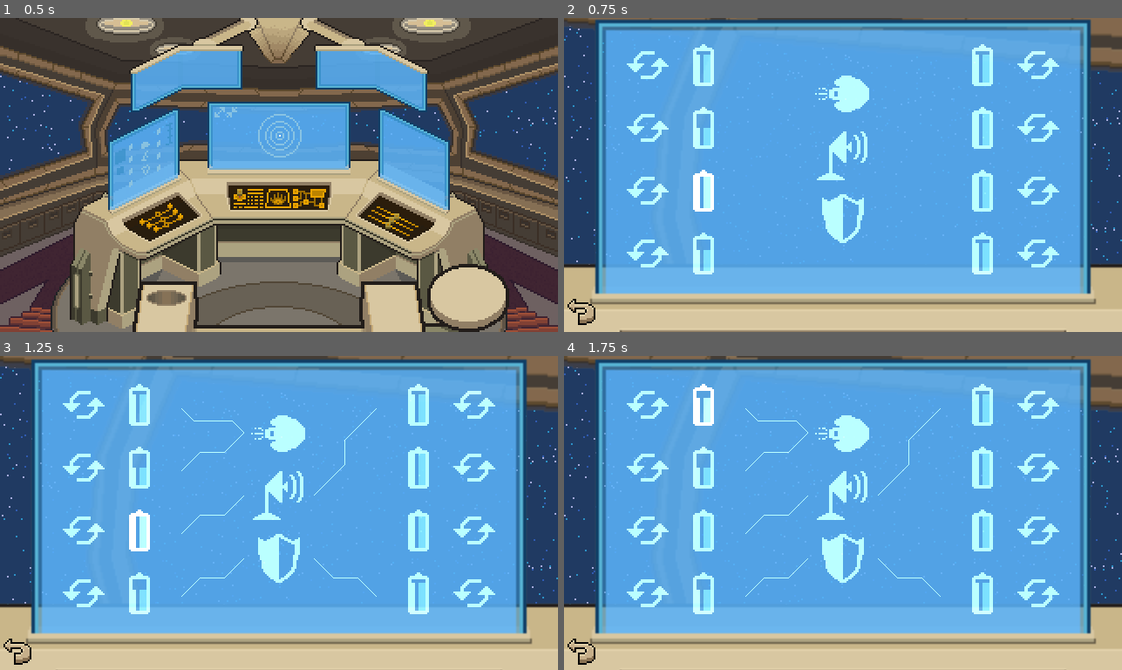
Above: before the commit, frames 1-4 (two rows, left to right).
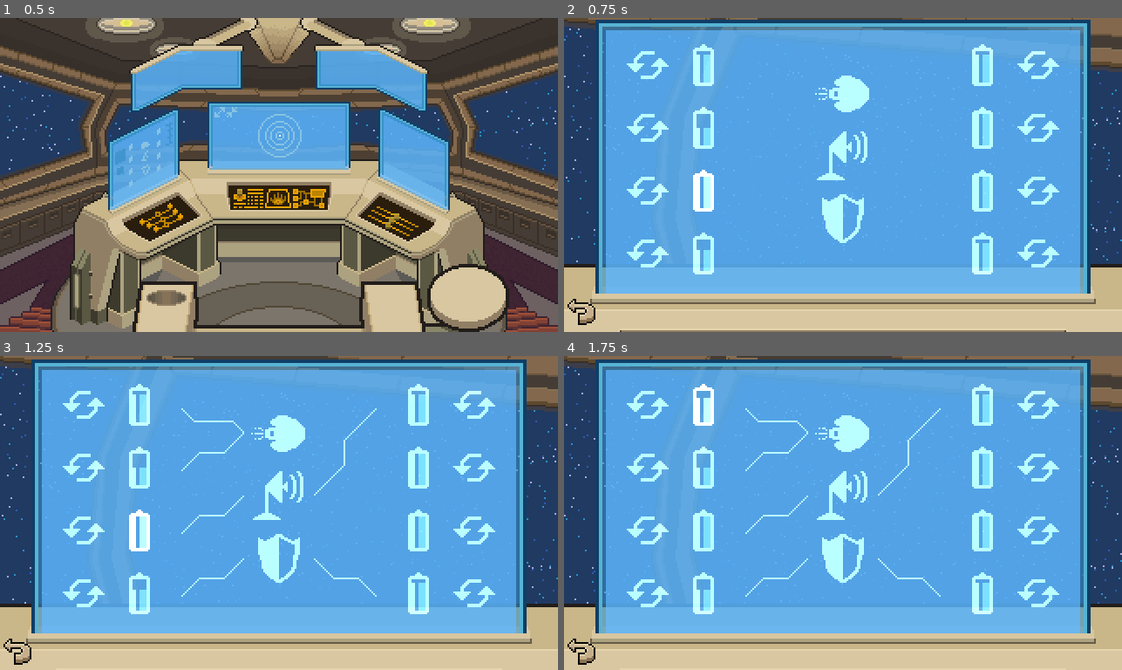
Above: after the commit, the same moments.

Repository: kevinlights/cosmic-s.n.a.f.u
Game: Godot game, scene res://scenes/Game.tscn
Two runs of this game, one before a commit and one after it. Both use one fixed random seed, a clock stepped at 60 frames per second and the inputs below. The project has no main scene, so this scene is started directly.
Inputs (mouse positions are in pixels of both pictures, inside the frame that each line leads up to):
- Up to frame 1 (0.5 s): no input
- Up to frame 2 (0.75 s): click (714, 178) at 0.5 s
- Up to frame 3 (1.25 s): no input
- Up to frame 4 (1.75 s): click (703, 406) at 1.27 s

Frame 1 is identical in both runs. In frame 2, 2.0% of the frame differs, in the area x 0-100%, y 0-100%; in frame 3, 2.2%; in frame 4, 2.2%.

Commit message:
Have radar cut out when signal is bad

Diff:
--- a/objects/Cockpit.gd
+++ b/objects/Cockpit.gd
@@ -1,6 +1,4 @@
 extends Control
-
-onready var starfield = $Starfield
 
 signal go_to_radar
 signal go_to_energy_system
--- a/objects/Radar.gd
+++ b/objects/Radar.gd
@@ -3,6 +3,9 @@
 const Icons = preload("res://sprites/radar_objects.png")
 
 onready var timer_update = $Timer_Update
+onready var label_no_signal = $Label_NoSignal
+onready var button_zoom_out = $Button_ZoomOut
+onready var button_zoom_in = $Button_ZoomIn
 
 const COLOUR_HUD = Color("687f8a")
 
@@ -13,6 +16,7 @@
 
 var asteroid_field : Node2D
 var player_ship : Area2D
+var game
 
 var zoom_level : int = 1
 
@@ -26,6 +30,8 @@
 	draw_polyline(points, colour)
 
 func _draw() -> void:
+	if not game.signal_is_good():
+		return
 	draw_set_transform(Vector2(160, 84), deg2rad(-90.0), Vector2(1.0, 1.0))
 	# Draw rings
 	for i in range(0.0, 65.0, RING_INTERVAL[zoom_level]):
@@ -48,6 +54,9 @@
 
 func update_radar():
 	update()
+	label_no_signal.visible = !game.signal_is_good()
+	button_zoom_in.visible = game.signal_is_good()
+	button_zoom_out.visible = game.signal_is_good()
 
 func _zoom_out():
 	zoom_level = clamp(zoom_level + 1, 0, 2)
--- a/objects/Radar.tscn
+++ b/objects/Radar.tscn
@@ -1,37 +1,41 @@
-[gd_scene load_steps=13 format=2]
+[gd_scene load_steps=15 format=2]
 
 [ext_resource path="res://objects/Radar.gd" type="Script" id=1]
 [ext_resource path="res://sprites/backgrounds/console_center.png" type="Texture" id=2]
 [ext_resource path="res://sprites/radar_icons.png" type="Texture" id=3]
 [ext_resource path="res://sprites/back.png" type="Texture" id=4]
+[ext_resource path="res://fonts/computer.tres" type="DynamicFont" id=5]
 
 [sub_resource type="CanvasItemMaterial" id=1]
+blend_mode = 1
+
+[sub_resource type="CanvasItemMaterial" id=9]
 blend_mode = 1
 
 [sub_resource type="CanvasItemMaterial" id=2]
 blend_mode = 1
 
-[sub_resource type="AtlasTexture" id=6]
+[sub_resource type="AtlasTexture" id=3]
 atlas = ExtResource( 3 )
 region = Rect2( 0, 0, 16, 16 )
 
-[sub_resource type="AtlasTexture" id=7]
+[sub_resource type="AtlasTexture" id=4]
 atlas = ExtResource( 3 )
 region = Rect2( 0, 0, 16, 16 )
 
-[sub_resource type="AtlasTexture" id=8]
+[sub_resource type="AtlasTexture" id=5]
 atlas = ExtResource( 3 )
 region = Rect2( 0, 16, 16, 16 )
 
-[sub_resource type="AtlasTexture" id=3]
+[sub_resource type="AtlasTexture" id=6]
 atlas = ExtResource( 3 )
 region = Rect2( 16, 0, 16, 16 )
 
-[sub_resource type="AtlasTexture" id=4]
+[sub_resource type="AtlasTexture" id=7]
 atlas = ExtResource( 3 )
 region = Rect2( 16, 0, 16, 16 )
 
-[sub_resource type="AtlasTexture" id=5]
+[sub_resource type="AtlasTexture" id=8]
 atlas = ExtResource( 3 )
 region = Rect2( 16, 16, 16, 16 )
 
@@ -53,9 +57,21 @@
 "_edit_use_anchors_": false
 }
 
-[node name="Timer_Update" type="Timer" parent="."]
-wait_time = 0.25
-autostart = true
+[node name="Label_NoSignal" type="Label" parent="."]
+modulate = Color( 0.407843, 0.498039, 0.541176, 1 )
+material = SubResource( 9 )
+anchor_left = 0.5
+anchor_top = 0.5
+anchor_right = 0.5
+anchor_bottom = 0.5
+margin_left = -36.0
+margin_top = -14.0
+margin_right = 36.0
+custom_fonts/font = ExtResource( 5 )
+text = "NO SIGNAL"
+__meta__ = {
+"_edit_use_anchors_": false
+}
 
 [node name="Button_ZoomOut" type="TextureButton" parent="."]
 material = SubResource( 2 )
@@ -91,7 +107,11 @@
 margin_right = 16.0
 margin_bottom = -2.0
 texture_normal = ExtResource( 4 )
-[connection signal="timeout" from="Timer_Update" to="." method="update_radar"]
+
+[node name="Timer_Update" type="Timer" parent="."]
+wait_time = 0.25
+autostart = true
 [connection signal="pressed" from="Button_ZoomOut" to="." method="_zoom_out"]
 [connection signal="pressed" from="Button_ZoomIn" to="." method="_zoom_in"]
 [connection signal="pressed" from="Button_Back" to="." method="_on_Button_Back_pressed"]
+[connection signal="timeout" from="Timer_Update" to="." method="update_radar"]
--- a/project.godot
+++ b/project.godot
@@ -33,6 +33,8 @@
 
 window/size/width=640
 window/size/height=360
+window/stretch/mode="viewport"
+window/stretch/aspect="keep"
 window/stretch/shrink=2.0
 
 [rendering]
--- a/scenes/Game.gd
+++ b/scenes/Game.gd
@@ -10,6 +10,7 @@
 
 const ENERGY_SYSTEM_UPDATE_TIME : float = 0.25
 const BATTERY_REPLACE_RATE : float = 0.1
+const SIGNAL_THRESHOLD : float = 0.3
 
 enum BatteryState {ON, DEAD, CHANGING}
 
@@ -122,6 +123,9 @@
 	energy_system.refresh_component_alerts()
 	energy_system.update()
 
+func signal_is_good() -> bool:
+	return signal_strength > SIGNAL_THRESHOLD
+
 func evaluate_signal_source(signal_source) -> float:
 	var relative_position : Vector2 = signal_source.global_position - asteroid_field.player_ship.global_position
 	# Get ready for some high-quality jank!
@@ -168,5 +172,6 @@
 	radar.asteroid_field = asteroid_field
 	radar.player_ship = asteroid_field.player_ship
 	energy_system.game = self
+	radar.game = self
 	radio.game = self
 	start_game()
Not shown: 2 places in objects/Radar.tscn that only renumber resources
